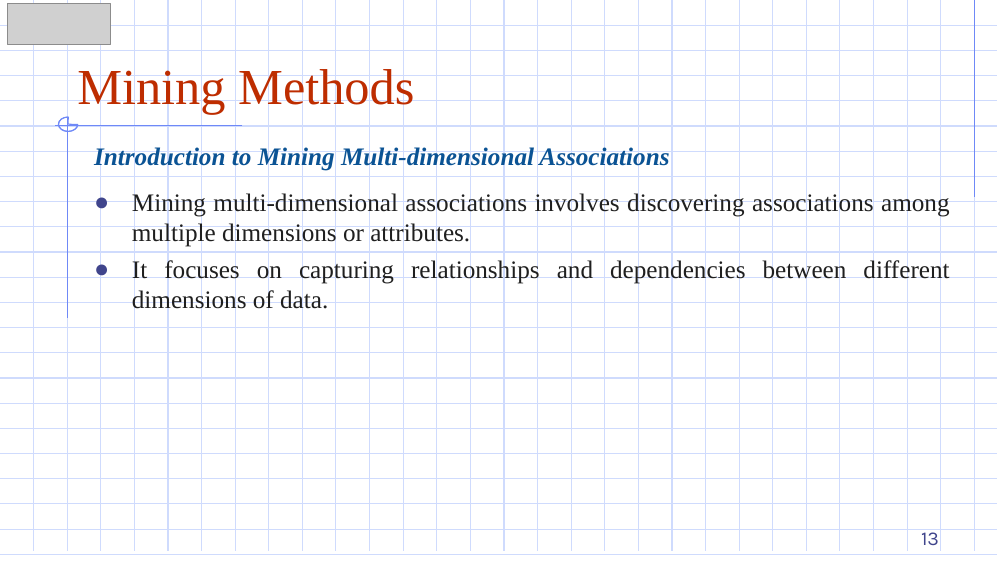
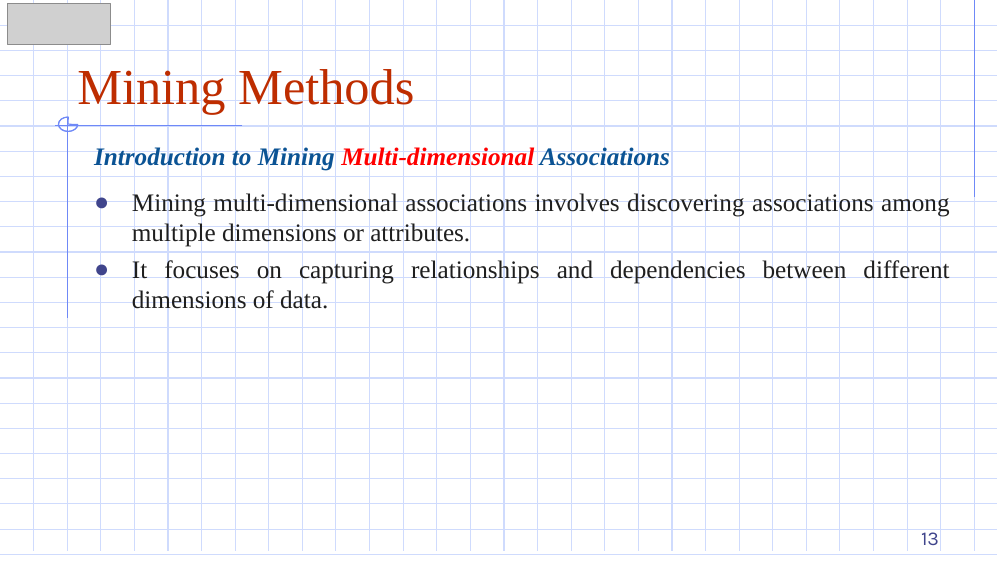
Before and after one commit to DazielNguyen/DBM302m, a slide deck: slide 13 of slides/Chapter 03/3.8 Mining Methods.pptx. Drawn at 1008x567 pixels with LibreOffice and Linux fonts; fonts in the diff are those of the drawing; grey boxes stand for pictures. Boxes give left, top, right and bottom in pixels: in the first picture for what was removed or moved away, otherwise in the second. Text is boxed around its words. In the diff, an @@ line names an element or a change of style, - is before the commit and + after.

```diff
--- a/slides/Chapter 03/3.8 Mining Methods.pptx
+++ b/slides/Chapter 03/3.8 Mining Methods.pptx
@@ text "Introduction to Mining Multi-dimensional Associations" at [94,145,670,171]: text colour #0B5394 to #FF0000 in "Multi-dimensional" @@
```
Also in this commit, not shown: 5 other slides changed, 7 other files.
